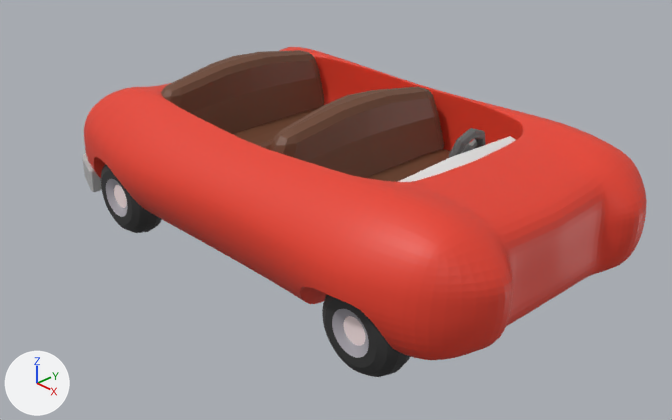
The Blender file artwork/car/clowncar3.blend: old version first, new version second.
One viewpoint serves both versions: a 50 mm camera at (5.08, -4.86, 3.01) aimed at (0.1, -0.16, -0.31). The lights are fixed; the arrows at lower left show +X, +Y and +Z.

In view in the first picture: 'Carbod', 'Dash', 'Seatback.001', 'Seatback.002', 'Seatback.003', 'Seatback.004', 'Wheel.BR', 'Wheel.FR'.
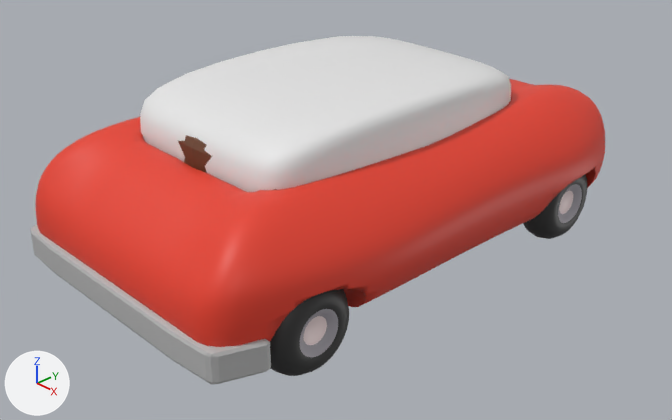
ob_back_wheelwell is not drawn itself; it is used by a modifier of ob_carbod.
ob_front_wheelwell is not drawn itself; it is used by a modifier of ob_carbod.

Where the change shows, as pixel boxes (x1, y1, x2, y2) in the pictures (672 x 420 px):
```json
{"object": "Carbod", "change": "moved, turned, reshaped", "before": [84, 47, 647, 360], "after": [36, 79, 605, 347]}
{"object": "carbod_inthole", "change": "shown", "after": [140, 36, 511, 192]}
{"object": "Seatback.002", "change": "moved, turned", "before": [270, 87, 444, 178], "on screen": "not visible afterwards"}
{"object": "Seatback.004", "change": "moved, turned", "before": [161, 50, 324, 134], "after": [178, 135, 277, 190]}
{"object": "Back_Bunper", "change": "moved, turned", "before": [82, 153, 102, 192], "after": [31, 225, 271, 384]}
{"object": "Wheel.BR", "change": "moved, turned", "before": [101, 164, 162, 233], "after": [270, 289, 349, 376]}
{"object": "Wheel.FR", "change": "moved, turned", "before": [322, 294, 411, 377], "after": [523, 174, 587, 239]}
{"object": "Dash", "change": "moved, turned", "before": [398, 136, 516, 182], "on screen": "not visible afterwards"}
{"object": "Seatback.003", "change": "moved, turned", "before": [367, 149, 450, 182], "on screen": "not visible afterwards"}
{"object": "Seatback.001", "change": "moved, turned", "before": [233, 108, 319, 150], "on screen": "not visible afterwards"}
```

Scene script edits in JSON lines:
```json
{"op": "set", "path": "ob_back_wheelwell.location", "old": "(-1.748, 0.0, 0.0)", "new": "(-0.328, -1.42, 0.0)"}
{"op": "set", "path": "ob_back_wheelwell.rotation_euler", "old": "(0.0, 0.0, 0.0)", "new": "(0.0, 0.0, 1.571)", "note": "degrees (0, 0, 0) -> degrees (0, 0, 90)"}
{"op": "set", "path": "ob_carbod_inthole.location", "old": "(-0.528, 0.0, 0.181)", "new": "(0.0, -0.528, 0.181)"}
{"op": "set", "path": "ob_carbod_inthole.rotation_euler", "old": "(0.0, 0.0, 0.0)", "new": "(0.0, 0.0, 1.571)", "note": "degrees (0, 0, 0) -> degrees (0, 0, 90)"}
{"op": "remove", "block": "ob_carbod_inthole", "code": "ob_carbod_inthole.hide_set(True)"}
{"op": "set", "path": "ob_front_wheelwell.location", "old": "(1.028, 0.0, 0.0)", "new": "(-0.328, 1.356, 0.0)"}
{"op": "set", "path": "ob_front_wheelwell.rotation_euler", "old": "(0.0, 0.0, 0.0)", "new": "(0.0, 0.0, 1.571)", "note": "degrees (0, 0, 0) -> degrees (0, 0, 90)"}
{"op": "set", "path": "ob_carbod.rotation_euler", "old": "(0.0, 0.0, 0.0)", "new": "(0.0, 0.0, 1.571)", "note": "degrees (0, 0, 0) -> degrees (0, 0, 90)"}
{"op": "set", "path": "ob_wheel_br.location", "old": "(-1.431, -1.118, -0.36)", "new": "(1.118, -1.431, -0.36)"}
{"op": "set", "path": "ob_wheel_br.rotation_euler", "old": "(1.571, 0.0, 0.0)", "new": "(1.571, 0.0, 1.571)", "note": "degrees (90, 0, 0) -> degrees (90, 0, 90)"}
{"op": "set", "path": "ob_wheel_fr.location", "old": "(1.423, -1.118, -0.36)", "new": "(1.118, 1.423, -0.36)"}
{"op": "set", "path": "ob_wheel_fr.rotation_euler", "old": "(1.571, 0.0, 0.0)", "new": "(1.571, 0.0, 1.571)", "note": "degrees (90, 0, 0) -> degrees (90, 0, 90)"}
```
